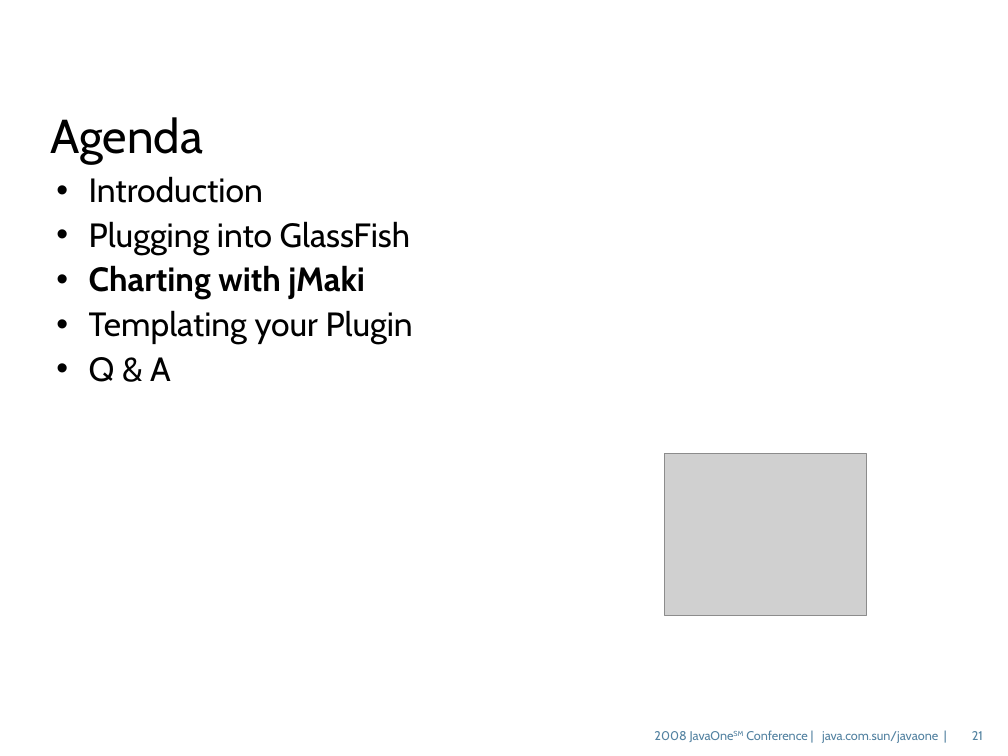
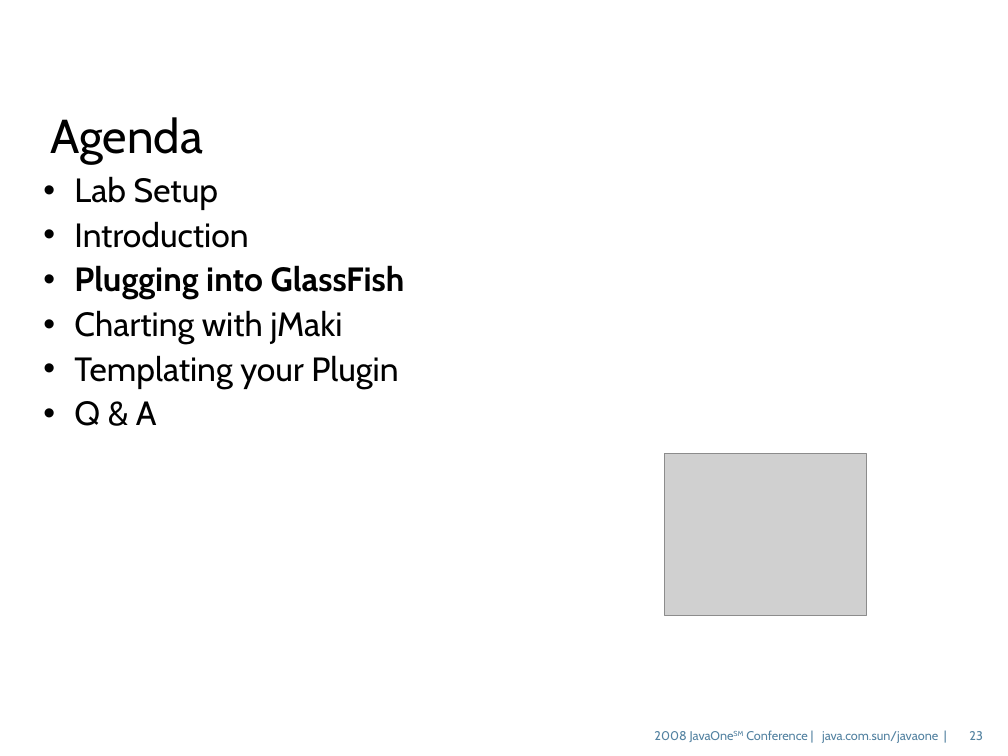
Before and after one commit to dmatej/Glassfish-SVN-Patched, a slide deck: slide 23 of v3/admingui/j1plugin/gfplugin/4520_gfplugin.odp (slide 21 before the commit). Drawn at 1008x756 pixels with LibreOffice and Linux fonts; fonts in the diff are those of the drawing; grey boxes stand for pictures; background and template pictures are left out. Boxes give left, top, right and bottom in pixels: in the first picture for what was removed or moved away, otherwise in the second. Text is boxed around its words. In the diff, an @@ line names an element or a change of style, - is before the commit and + after.

```diff
--- a/v3/admingui/j1plugin/gfplugin/4520_gfplugin.odp
+++ b/v3/admingui/j1plugin/gfplugin/4520_gfplugin.odp
@@ text at [74,176,218,210]: paragraph added @@
+• Lab Setup
@@ text at [74,221,405,426]: bold on in "Plugging into GlassFish"; bold off in "Charting with jMaki"; indent changed @@
@@ page number at [969,731,983,740]: text changed @@
-21
+23
```
Also in this commit, not shown: 5 other slides changed, 2 slides added.
